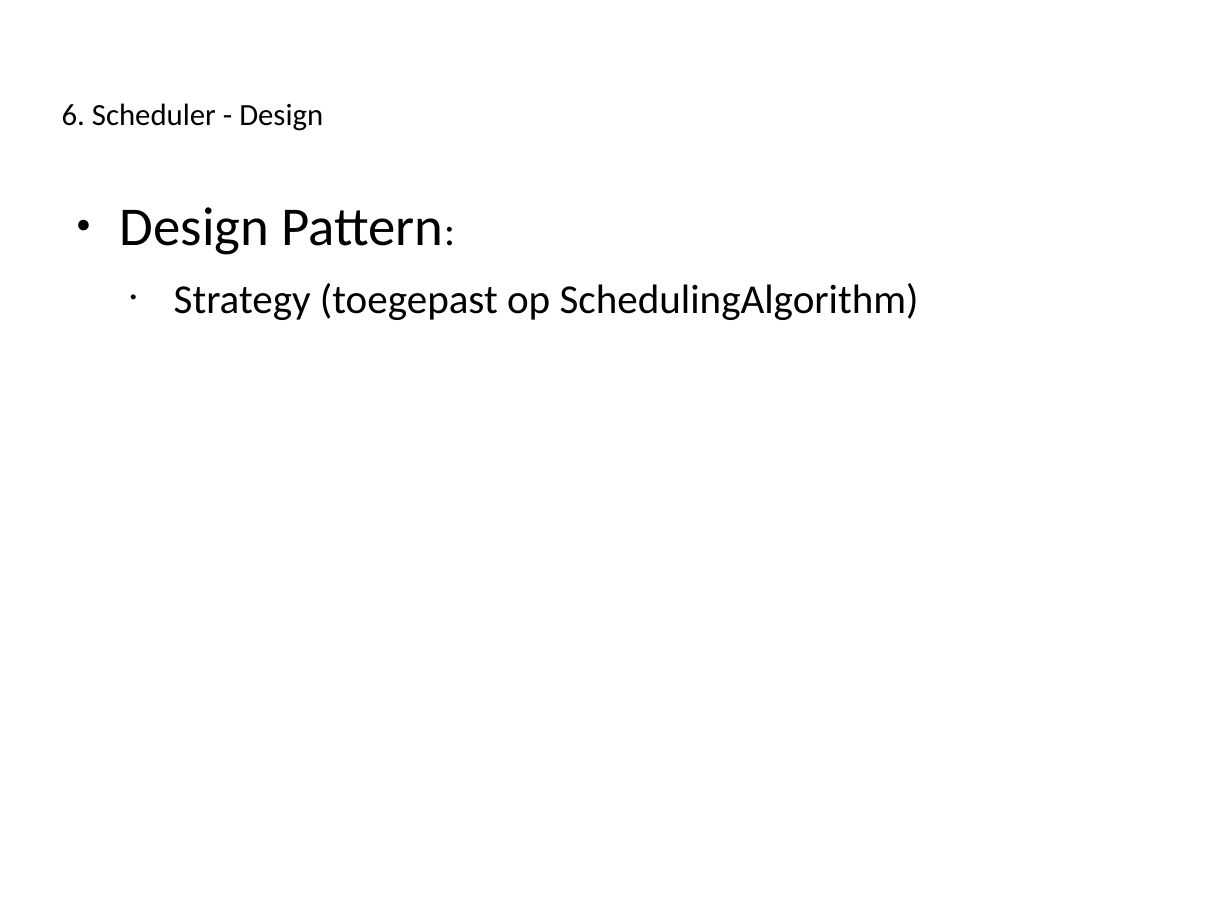
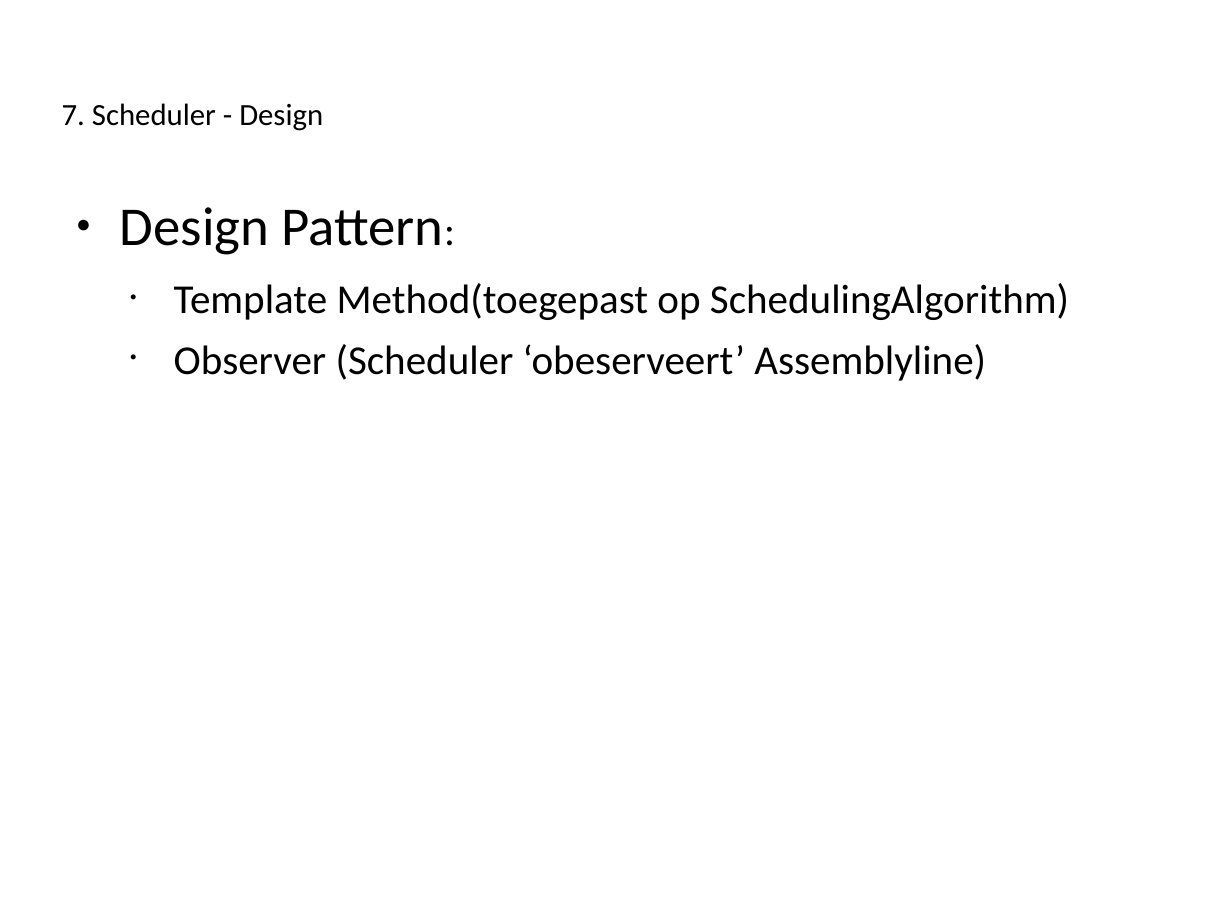
Before and after one commit to Novarg1/SWOP21, a slide deck: slide 20 of presentatie/Presentatie_Iteratie3_aanpassingenWonne21h59.ppt (slide 17 before the commit). Drawn at 1232x924 pixels with LibreOffice and Linux fonts; fonts in the diff are those of the drawing. Boxes give left, top, right and bottom in pixels: in the first picture for what was removed or moved away, otherwise in the second. Text is boxed around its words. In the diff, an @@ line names an element or a change of style, - is before the commit and + after.

```diff
--- a/presentatie/Presentatie_Iteratie3_aanpassingenWonne21h59.ppt
+++ b/presentatie/Presentatie_Iteratie3_aanpassingenWonne21h59.ppt
@@ title at <box>62,103,323,131</box>: text changed @@
-6. Scheduler - Design
+7. Scheduler - Design
@@ text at <box>174,283,1069,381</box>: text changed @@
-  • Strategy (toegepast op SchedulingAlgorithm)
+  • Template Method(toegepast op SchedulingAlgorithm)
+  • Observer (Scheduler ‘obeserveert’ Assemblyline)
```
Also in this commit, not shown: 18 other slides changed, 1 slide added.
